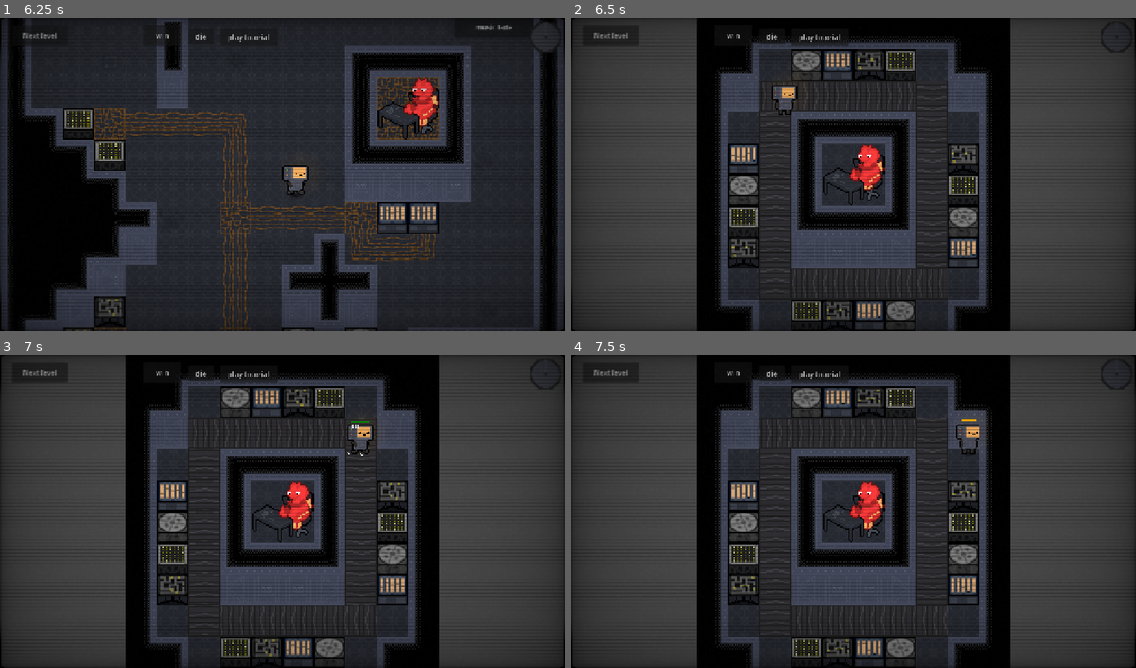
Above: before the commit, frames 1-4 (two rows, left to right).
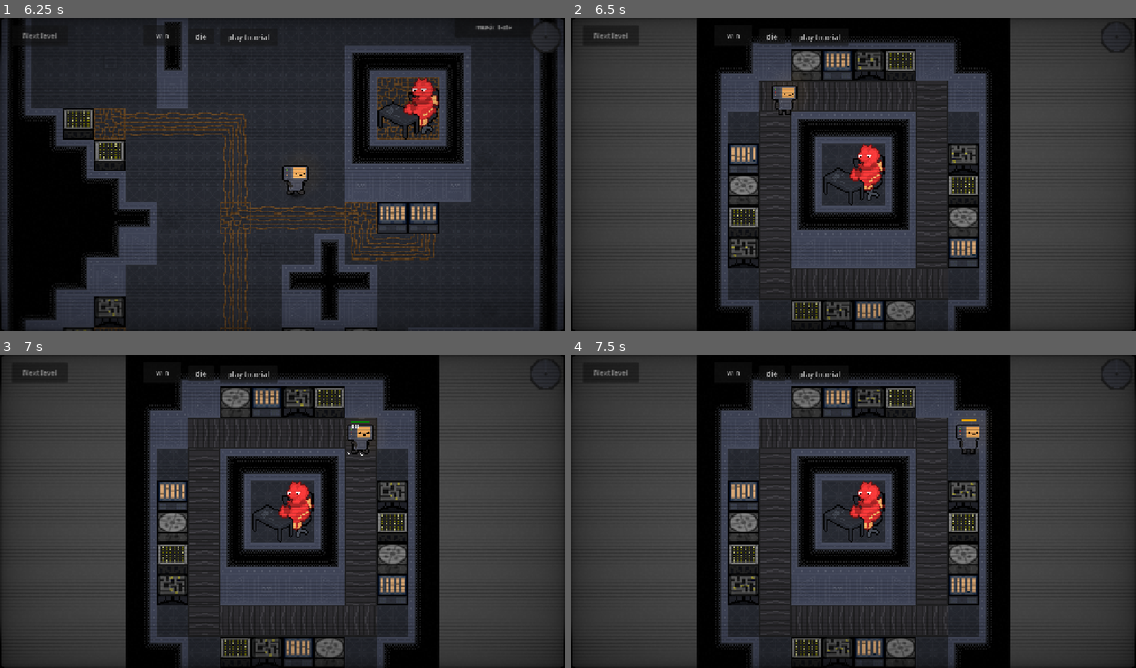
Above: after the commit, the same moments.

Repository: DuneRanger/MSI-GameJam
Game: Godot game, scene res://scenes/game/game.tscn
The game is run twice, just before and just after one commit, with the same random seed, the same clock (stepped at 60 frames per second) and the same inputs.
Inputs (mouse positions are in pixels of both pictures, inside the frame that each line leads up to):
- Up to frame 1 (6.25 s): click "Next level" at 0.5 s; click "Next level" at 1.25 s; click "die" at 2 s; click "win" at 2.75 s; click "music fade" at 3.5 s; click "music idle" at 4.25 s; move the mouse to (406, 158) at 5.02 s; hold D (move_right) 5.03-5.78 s; tap E (interact) at 5.1 s; move the mouse to (169, 190) at 5.77 s; hold S (move_down) from 5.78 s (still down); click (169, 190) at 5.85 s
- Up to frame 2 (6.5 s): keep holding S (move_down)
- Up to frame 3 (7 s): move the mouse to (339, 442) at 6.52 s; release S (move_down) at 6.53 s; hold D (move_right) from 6.53 s (still down); hold Shift (sprint) from 6.53 s (still down)
- Up to frame 4 (7.5 s): move the mouse to (825, 574) at 7.27 s; release D (move_right) at 7.28 s; release Shift (sprint) at 7.28 s; hold W (move_up) from 7.28 s (still down); tap R at 7.35 s

Frame 1 is identical in both runs. In frame 2, 1.1% of the frame differs, in the area x 33-67%, y 9-21%; in frame 3, 1.1%; in frame 4, 1.1%.

Commit message:
Adjust machine hitbox size

Diff:
--- a/scenes/game/levels/level_3.tscn
+++ b/scenes/game/levels/level_3.tscn
@@ -32,7 +32,7 @@
 
 [node name="TilemapSideWallLayer" parent="Tilemap" index="5" unique_id=1769598380]
 y_sort_enabled = true
-tile_map_data = PackedByteArray("AAABAAIAAwAHAAAAAAAIAAIAAwAIAAAAAAAEAAcAAwAHAAEAAAAFAAcAAwAHAAEAAAADAAcAAwAHAAAAAAAGAAcAAwAIAAAAAAA=")
+tile_map_data = PackedByteArray("AAABAAIAAwAHAAAAAAAIAAIAAwAIAAAAAAAEAAcAAwAHAAEAAAAFAAcAAwAHAAEAAAADAAcAAwAHAAAAAAAGAAcAAwAIAAAAAAACAAEAAwAHAAAAAAAHAAEAAwAIAAAAAAA=")
 
 [node name="Player" parent="." unique_id=1893256284 instance=ExtResource("3_qo6vl")]
 position = Vector2(184, 178)
--- a/scenes/game/machines/machine.tscn
+++ b/scenes/game/machines/machine.tscn
@@ -14,7 +14,7 @@
 [sub_resource type="SpriteFrames" id="SpriteFrames_2cqrr"]
 
 [sub_resource type="RectangleShape2D" id="RectangleShape2D_om7lw"]
-size = Vector2(24, 18)
+size = Vector2(24, 16)
 
 [sub_resource type="AtlasTexture" id="AtlasTexture_dih23"]
 atlas = ExtResource("2_s4dqq")
@@ -113,7 +113,7 @@
 collision_mask = 0
 
 [node name="CollisionShape2D" type="CollisionShape2D" parent="CollisionArea" unique_id=135855517]
-position = Vector2(0, -3)
+position = Vector2(0, -4)
 shape = SubResource("RectangleShape2D_om7lw")
 
 [node name="ExplosionAnimationSprite" type="AnimatedSprite2D" parent="." unique_id=1644810903]
